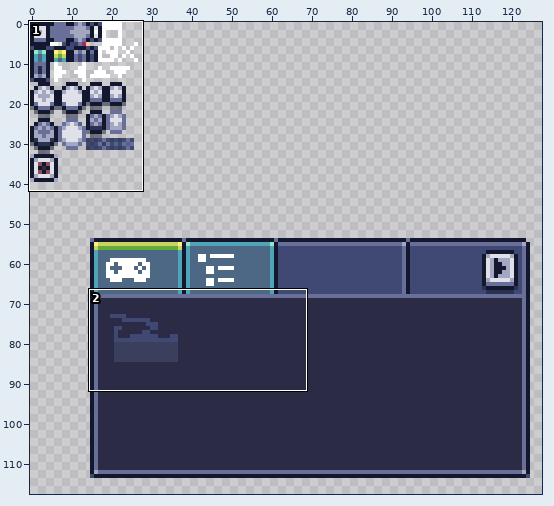
Pixel-art file, stored at ComposableUi/Content/ComposableUi/UiElementsAtlas.aseprite. The first picture is a wide view before the edit; the outline marks the close-up.
Close-up. Earlier state:
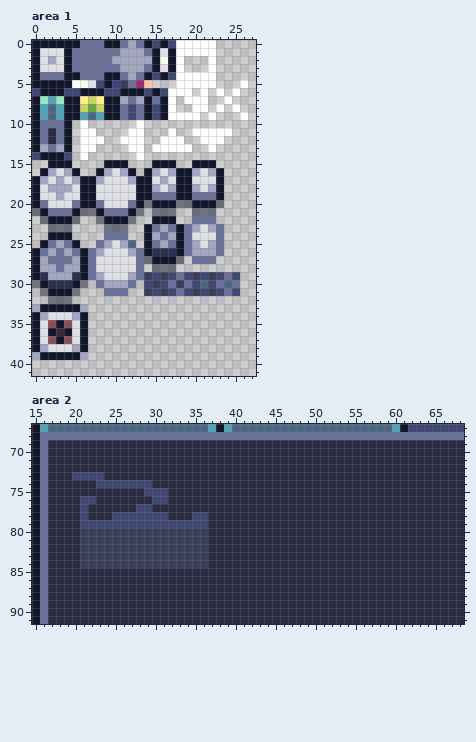
128x128 pixels, 1 frame. Colours within 5 levels of each other are drawn and written as one. Shown: area 1: x 0..27, y 0..41; area 2: x 15..68, y 67..91. The wide view leaves out empty margins.
And afterwards:
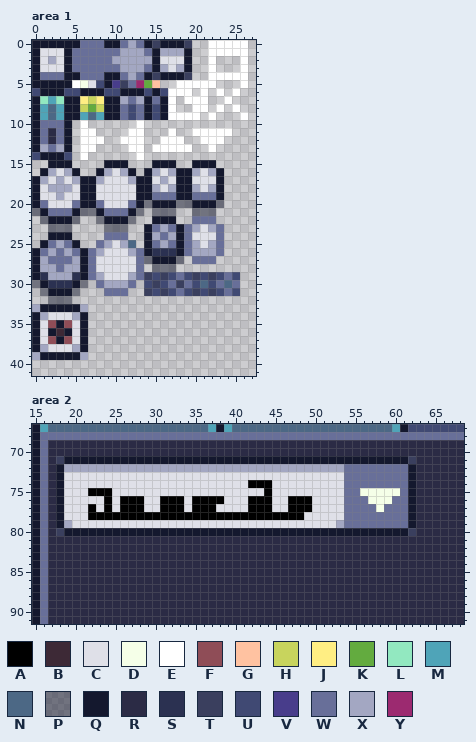
Palette (. is transparent): A #000000  B #3d2936  C #dfe0e8  D #f5ffe8  E #ffffff  F #8f4d57  G #ffc2a1  H #c8d45d  J #ffee83  K #63ab3f  L #92e8c0  M #4fa4b8  N #4c6885  P #14182e7f  Q #14182e  R #2b2b45  S #2b3151  T #3a3f5e  U #404973  V #483d8b  W #686f99  X #a3a7c2  Y #9c2a70
Edits made:
Area 1:
y 0: x 15 U -> T; x 17..21 UEEEE -> QQT..; x 23..26 .... -> EEEE
y 1: x 16..21 CQEEEE -> XXXQ..; x 23..26 .... -> EEEE
y 2: x 16..19 DQE. -> CCCQ; x 26 . -> E
y 3: x 16..19 CQE. -> XCXQ; x 26 . -> E
y 4: x 15 U -> T; x 17..21 UEEEE -> QQT..; x 23..26 .... -> EEEE
y 5: x 14..15 G. -> KG
Area 2:
y 71: x 18..62 RRRRRRRRRRRRRRRRRRRRRRRRRRRRRRRRRRRRRRRRRRRRR -> TQQQQQQQQQQQQQQQQQQQQQQQQQQQQQQQQQQQQQQQQQQQT
y 72: x 18..62 RRRRRRRRRRRRRRRRRRRRRRRRRRRRRRRRRRRRRRRRRRRRR -> QXXXXXXXXXXXXXXXXXXXXXXXXXXXXXXXXXXXWWWWWWWWQ
y 73: x 18..62 RRUUUURRRRRRRRRRRRRRRRRRRRRRRRRRRRRRRRRRRRRRR -> QCCCCCCCCCCCCCCCCCCCCCCCCCCCCCCCCCCCWWWWWWWWQ
y 74: x 18..62 RRRRRUUUUUUURRRRRRRRRRRRRRRRRRRRRRRRRRRRRRRRR -> QCCCCCCCCCCCCCCCCCCCCCCCAAACCCCCCCCCWWWWWWWWQ
y 75: x 18..62 RRRRRRRRRRRUUURRRRRRRRRRRRRRRRRRRRRRRRRRRRRRR -> QCCCAAACCCCCCCCCCCCCCCCCCCACCCCCCCCCWWDDDDDWQ
y 76: x 18..62 RRRUURRRRRRRUURRRRRRRRRRRRRRRRRRRRRRRRRRRRRRR -> QCCCCCACAAACCAAACAAAACCCAAACCAAACCCCWWWDDDWWQ
y 77: x 18..62 RRRURRRRRRUURRRRRRRRRRRRRRRRRRRRRRRRRRRRRRRRR -> QCCCACACAAACCAAACAAACCCCAAACCAAACCCCWWWWDWWWQ
y 78: x 18..62 RRRURRRUUUUUUURRRUURRRRRRRRRRRRRRRRRRRRRRRRRR -> QCCCAAAAAAAAAAAAAAAAAAAAAAAAAAACCCCCWWWWWWWWQ
y 79: x 18..62 RRRUUUUUUUUUUUUUUUURRRRRRRRRRRRRRRRRRRRRRRRRR -> QXCCCCCCCCCCCCCCCCCCCCCCCCCCCCCCCCCXWWWWWWWWQ
y 80: x 18..62 RRRTTTTTTTTTTTTTTTTRRRRRRRRRRRRRRRRRRRRRRRRRR -> TQQQQQQQQQQQQQQQQQQQQQQQQQQQQQQQQQQQQQQQQQQQT
y 81..84: x 21..36 TTTTTTTTTTTTTTTT -> RRRRRRRRRRRRRRRR
